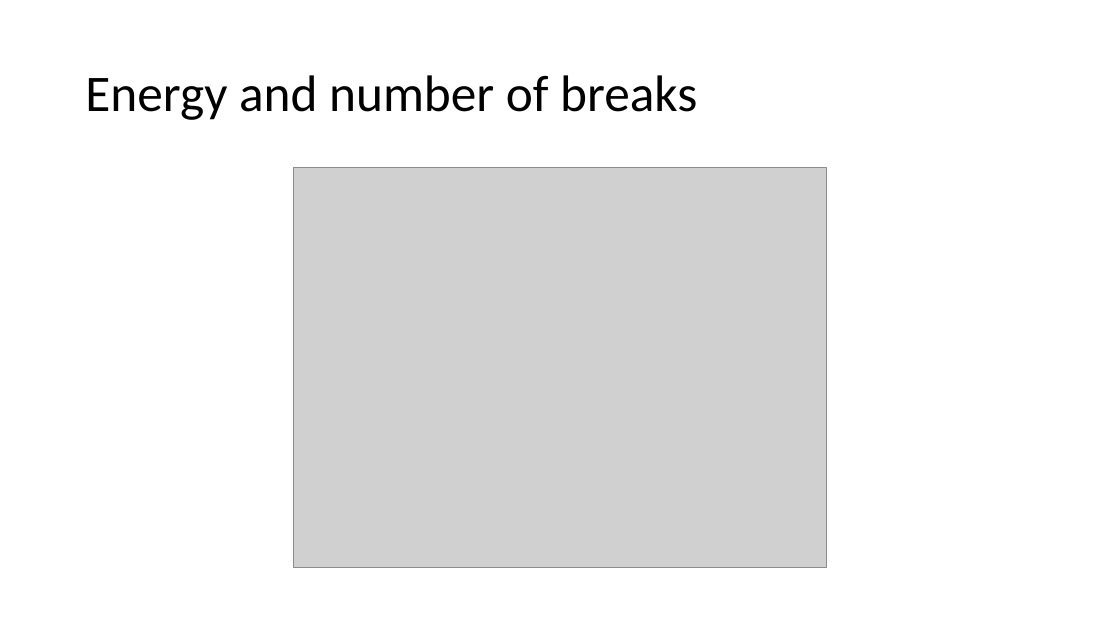
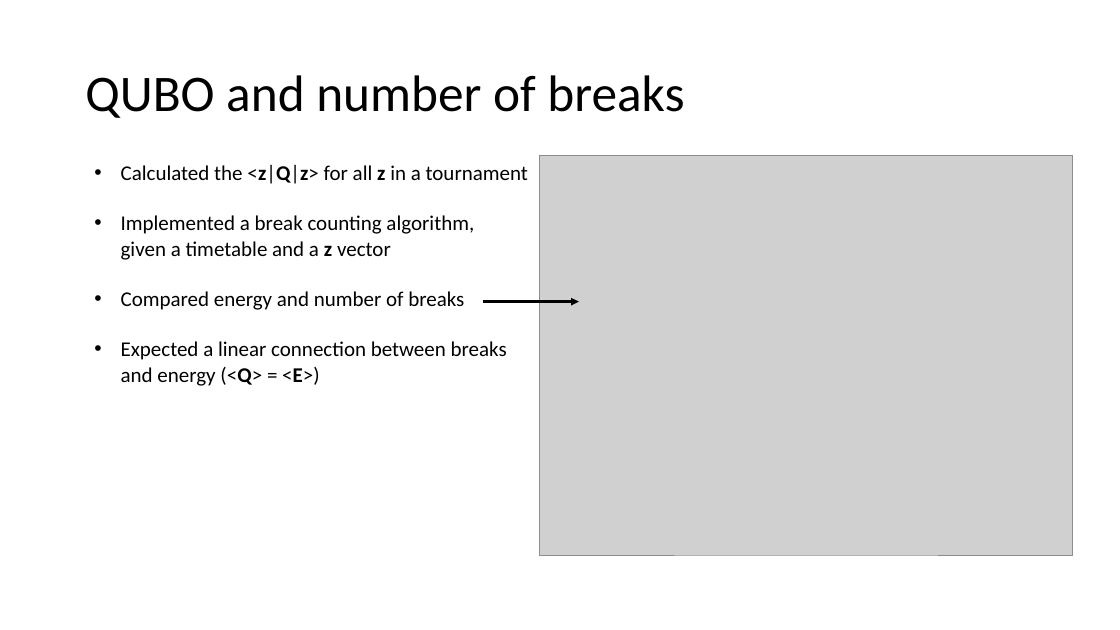
Before and after one commit to Balint831/SciMod, a slide deck: slide 15 of 3 Quadratic optimization with quantum computing .pptx (slide 6 before the commit). Drawn at 1120x630 pixels with LibreOffice and Linux fonts; fonts in the diff are those of the drawing; grey boxes stand for pictures. Boxes give left, top, right and bottom in pixels: in the first picture for what was removed or moved away, otherwise in the second. Text is boxed around its words. In the diff, an @@ line names an element or a change of style, - is before the commit and + after.

```diff
--- a/3 Quadratic optimization with quantum computing .pptx
+++ b/3 Quadratic optimization with quantum computing .pptx
@@ title at [85,75,684,118]: text changed @@
-Energy and number of breaks
+QUBO and number of breaks
@@ text added at [121,165,528,386], 18 pt, text #000000 @@
+• Calculated the <z|Q|z> for all z in a tournament
+• Implemented a break counting algorithm,
+  given a timetable and a z vector
+• Compared energy and number of breaks
+• Expected a linear connection between breaks and energy (<Q> = <E>)
@@ picture: place and size @@
-picture at [293,168,826,568]
+picture at [540,155,1073,555]
@@ arrow added from (483, 302) to (579, 302), #000000 2.25 pt @@
```
Also in this commit, not shown: 5 other slides changed, 11 slides added, 1 slide removed, 4 other files.
